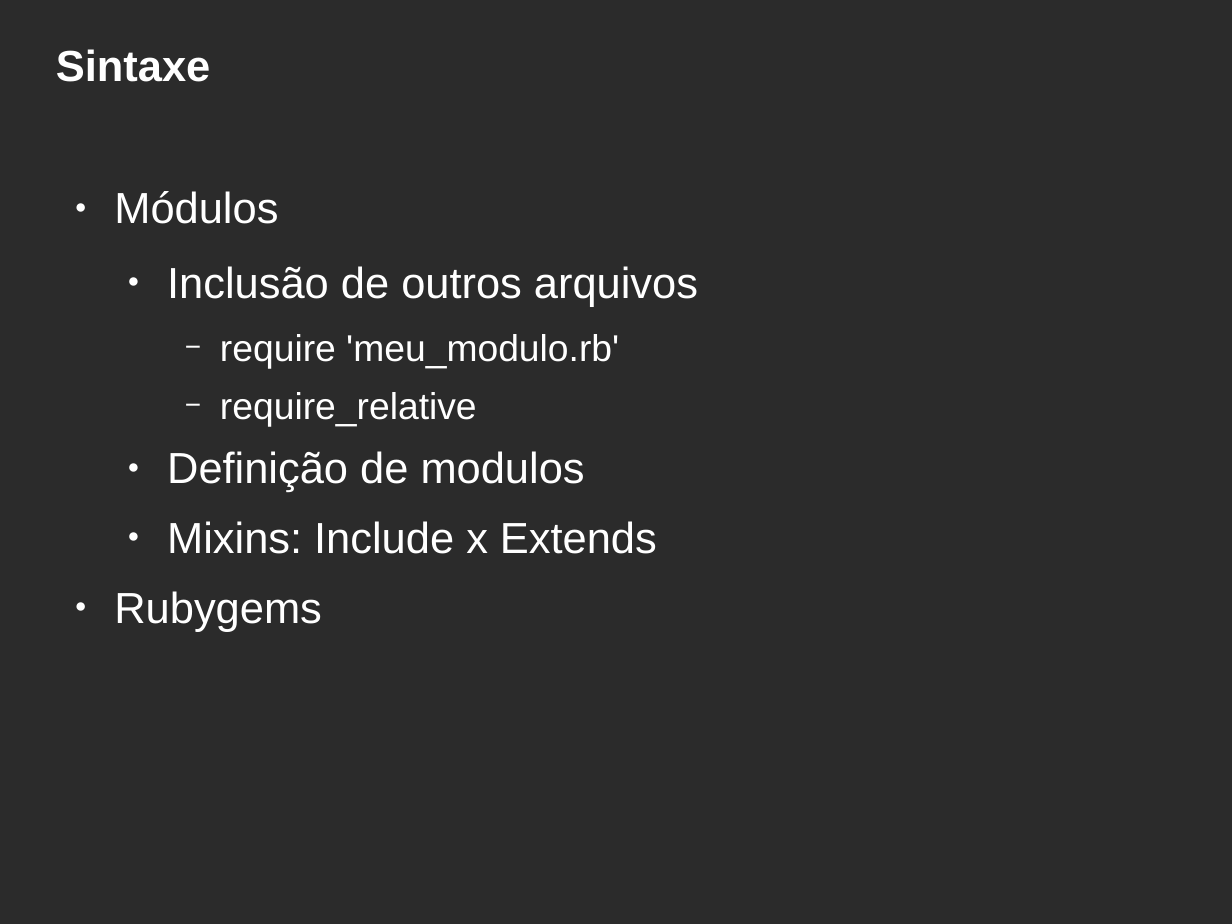
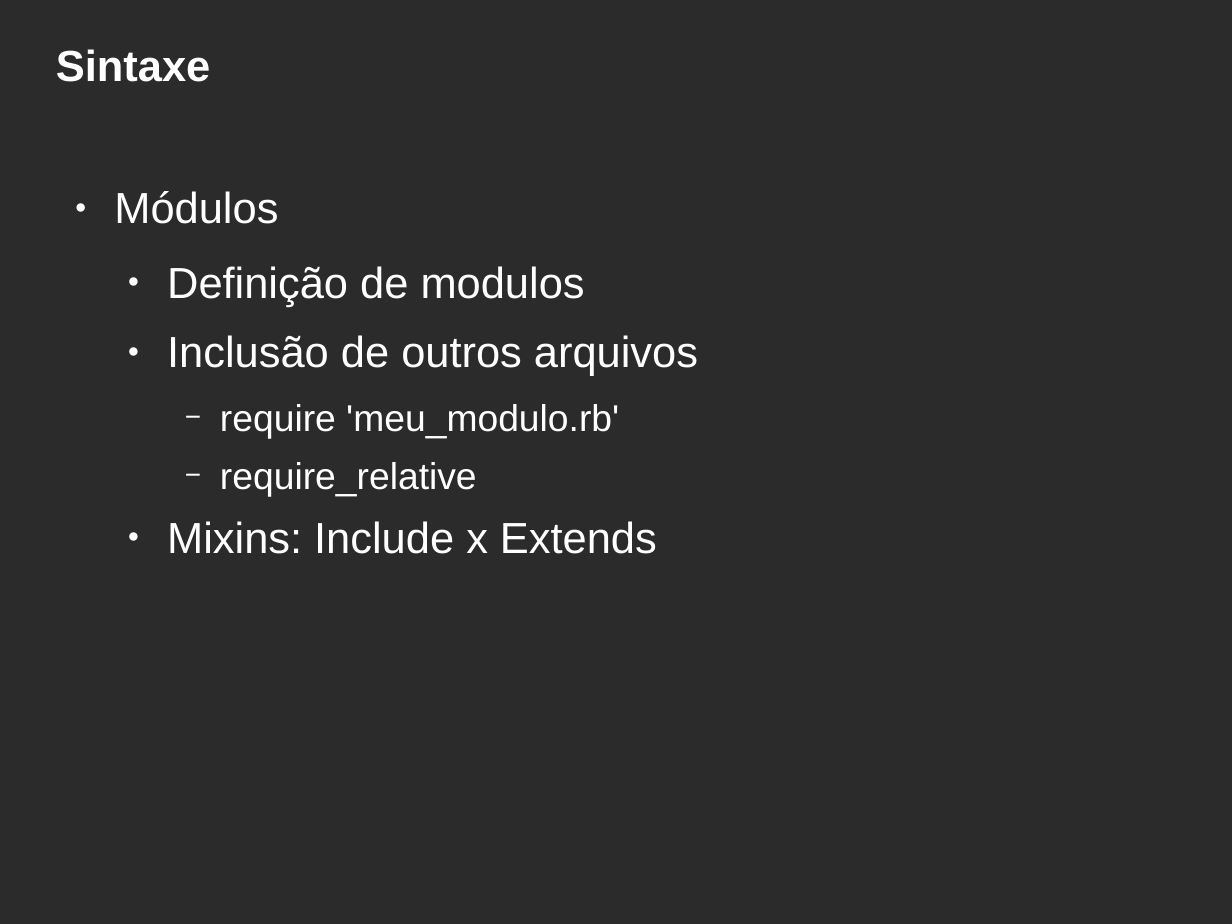
Before and after one commit to hbobenicio/ruby-examples, a slide deck: slide 26 of apresentacao-ruby.odp. Drawn at 1232x924 pixels with LibreOffice and Linux fonts; fonts in the diff are those of the drawing; background and template pictures are left out; a plain dark background stands for a picture behind light text. Boxes give left, top, right and bottom in pixels: in the first picture for what was removed or moved away, otherwise in the second. Text is boxed around its words. In the diff, an @@ line names an element or a change of style, - is before the commit and + after.

```diff
--- a/apresentacao-ruby.odp
+++ b/apresentacao-ruby.odp
@@ text at (167,266,585,307): paragraph added @@
+  ● Definição de modulos
@@ text at (167,451,585,492): paragraph removed @@
-  ● Definição de modulos
@@ text at (114,591,322,632): paragraph removed @@
-● Rubygems
```
Also in this commit, not shown: 5 other slides changed, 2 slides added, 1 other file.
